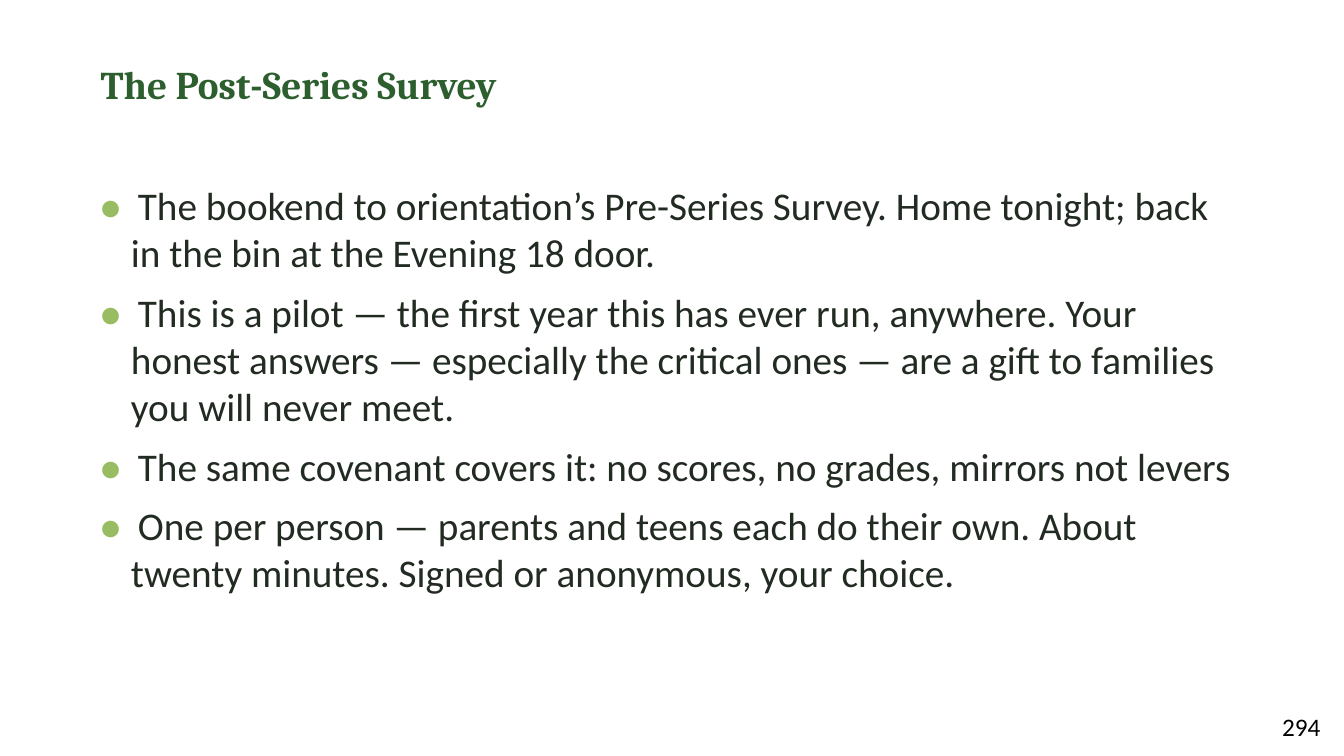
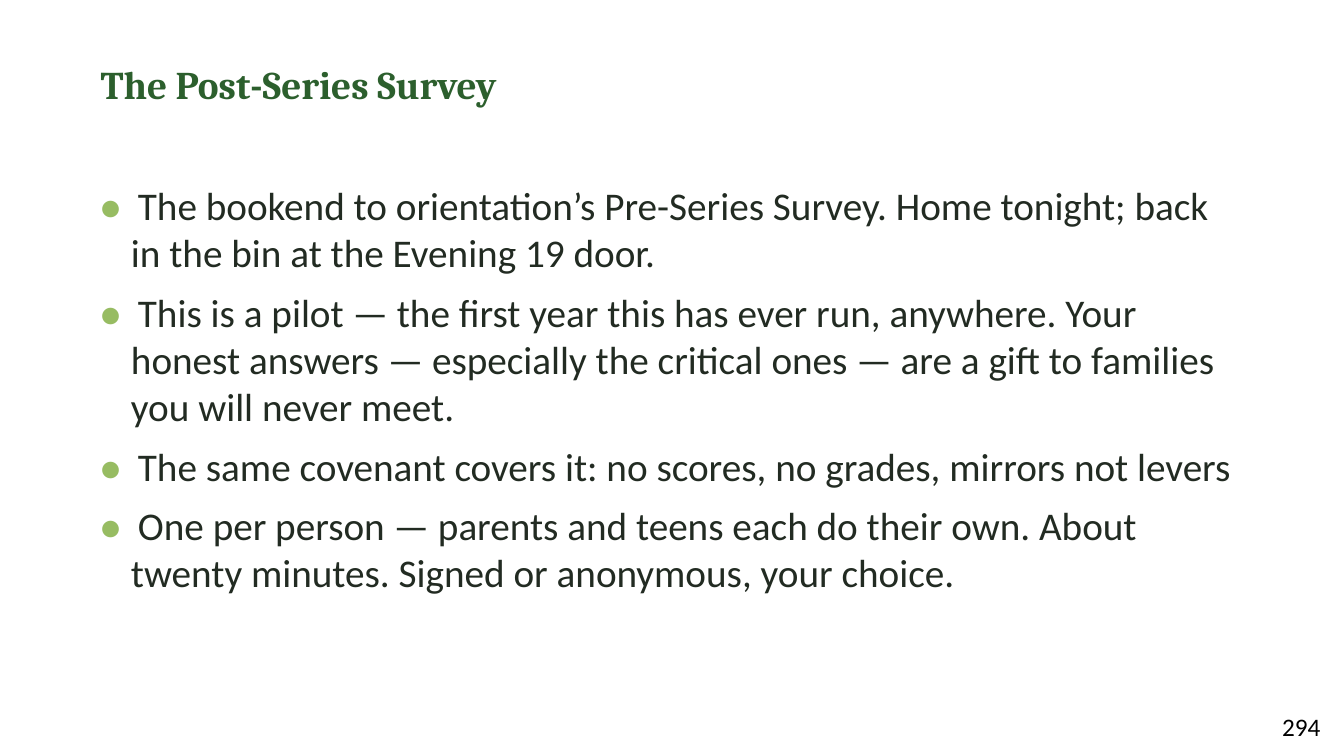
Before and after one commit to jgtittle-ministries/fellowship-of-the-heart-pilot-at-cca-dev, a slide deck: slide 11 of _implementation-notes/evening-series/FotH Evening Session 20 Slides DRAFT v1.pptx. Drawn at 1344x756 pixels with LibreOffice and Linux fonts; fonts in the diff are those of the drawing. Boxes give left, top, right and bottom in pixels: in the first picture for what was removed or moved away, otherwise in the second. Text is boxed around its words. In the diff, an @@ line names an element or a change of style, - is before the commit and + after.

```diff
--- a/_implementation-notes/evening-series/FotH Evening Session 20 Slides DRAFT v1.pptx
+++ b/_implementation-notes/evening-series/FotH Evening Session 20 Slides DRAFT v1.pptx
@@ text at [131,192,1209,274]: text changed @@
-• The bookend to orientation’s Pre-Series Survey. Home tonight; back in the bin at the Evening 18 door.
+• The bookend to orientation’s Pre-Series Survey. Home tonight; back in the bin at the Evening 19 door.
```
Also in this commit, not shown: 4 other slides changed, 57 other files.
